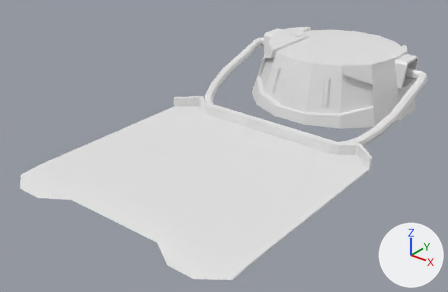
An edit to the FBX model Project Dog/Assets/Art/Animations/Throw Bro Toss.fbx, drawn before and after from the same camera.
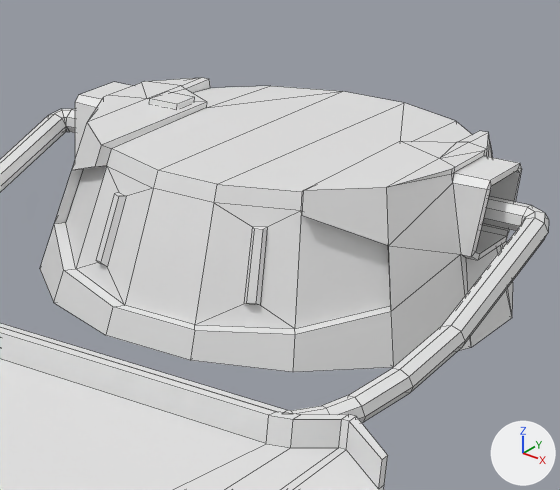
There are two pictures of each version: one whole from a 50 mm camera at (3.43, -6.44, 2.78) aimed at (-0.21, -1.89, -0.04), one close up on the part from 53% to 96% of the width and 0% to 58% of the height. Every picture has the same lights, and +X, +Y and +Z are marked at lower right. The close-ups show mesh edges as thin lines.

The older version as bpy lines, for what is in view:
```python
me_cylinder = bpy.data.meshes.new('Cylinder')
me_cylinder.from_pydata(...)  # 405 vertices, 427 faces; spans x -1.25..1.25, y -3.78..0.98, z 0.0..0.68
ob_cylinder_l_lib = bpy.data.objects.new('Cylinder_L_Lib', me_cylinder)
ob_cylinder_l_lib.location = (0.0, 0.0, 0.0)
```
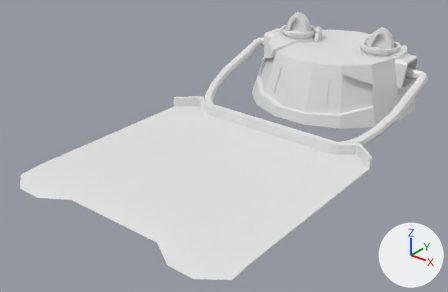
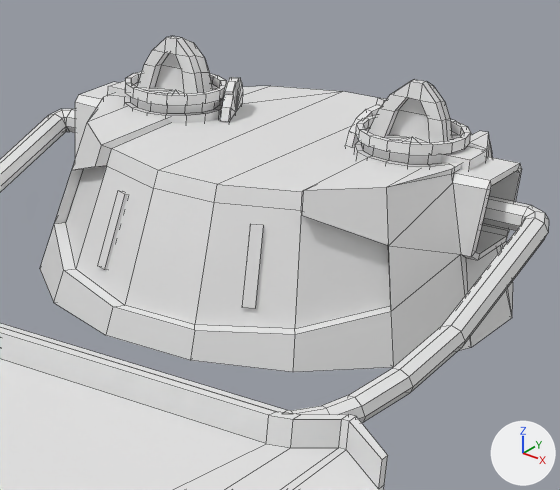
Boxes [x1, y1, x2, y2] around the edits, measured in the close-ups (560 x 490 px; the box of a moved part takes in the faces that stretch with it):
'Cylinder_L_Lib', reshaped: before [0, 77, 549, 490]; after [0, 36, 549, 490]
part 1 of me_cylinder, added: after [441, 146, 487, 171]
part 2 of me_cylinder, added: after [108, 81, 131, 99]
part 3 of me_cylinder, added: after [354, 114, 471, 168]
part 4 of me_cylinder, added: after [125, 72, 226, 123]
part 5 of me_cylinder, added: after [368, 79, 452, 143]
part 6 of me_cylinder, added: after [138, 36, 212, 94]
part 7 of me_cylinder, added: after [346, 98, 386, 148]
part 8 of me_cylinder, added: after [220, 77, 243, 122]
part 9 of me_cylinder, moved or reshaped: [76, 166, 301, 329] in both

The change, as a list of edits to the scene's bpy script:
```text
Change me_cylinder:
    used by ob_cylinder_l_lib; location = (0.0, 0.0, 0.0)
    remove me_cylinder.from_pydata(...)  # 405 vertices, 427 faces; spans x -1.25..1.25, y -3.78..0.98, z 0.0..0.68
    add me_cylinder.from_pydata(...)  # 897 vertices, 953 faces; spans x -1.25..1.25, y -3.78..0.98, z 0.0..0.94
    me_cylinder part 1: a new loose piece, a box spanning x 0.68..0.83, y -0.08..0.08, z 0.54..0.7
    me_cylinder part 2: a new loose piece, a box spanning x -0.83..-0.68, y -0.08..0.08, z 0.54..0.7
    me_cylinder part 3: a new loose piece of 146 vertices spanning x 0.33..0.77, y -0.21..0.23, z 0.62..0.75
    me_cylinder part 4: a new loose piece of 146 vertices spanning x -0.77..-0.33, y -0.21..0.23, z 0.62..0.75
    me_cylinder part 5: a new loose piece of 50 vertices spanning x 0.38..0.71, y -0.06..0.19, z 0.67..0.94
    me_cylinder part 6: a new loose piece of 50 vertices spanning x -0.71..-0.38, y -0.06..0.19, z 0.67..0.94
    me_cylinder part 7: a new loose piece of 42 vertices spanning x 0.27..0.41, y -0.01..0.29, z 0.48..0.8
    me_cylinder part 8: a new loose piece of 42 vertices spanning x -0.41..-0.26, y -0.03..0.28, z 0.48..0.78
    me_cylinder part 9
    16 vertices are removed from x -0.37..0.37, y -0.83..-0.72, z 0.21..0.49
    18 faces are deleted
    16 vertices are added at x -0.36..0.36, y -0.83..-0.71, z 0.2..0.51
    12 new faces join them
```
